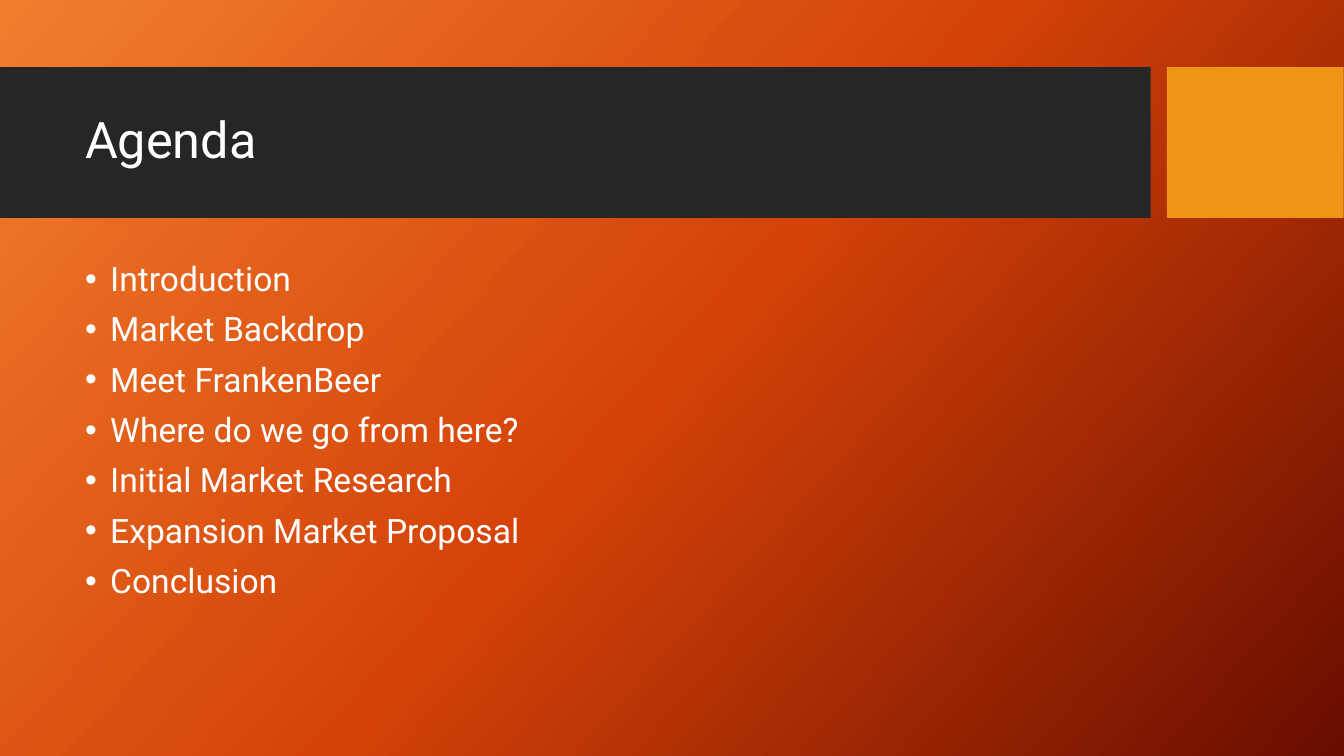
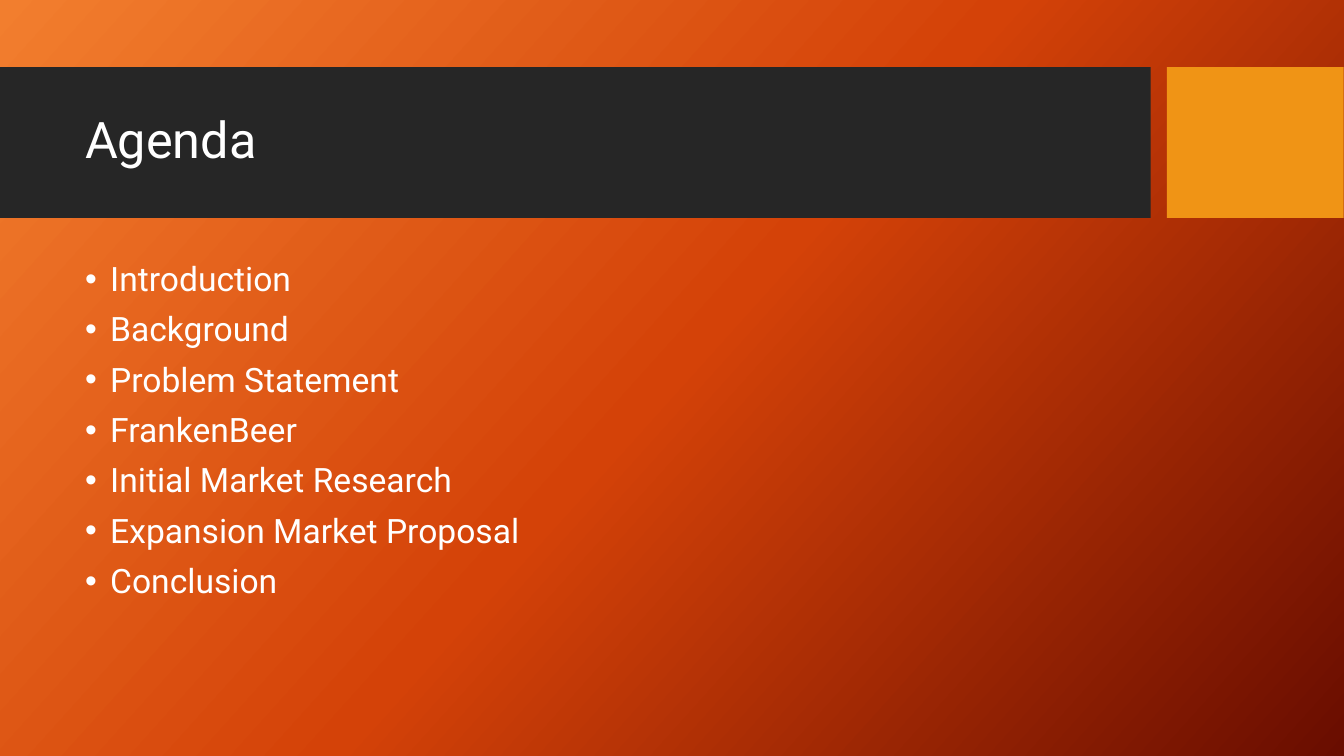
Before and after one commit to nickcellini/DDS-Case-Study-ACQN, a slide deck: slide 2 of Case Study - Project 1 - Final.pptx. Drawn at 1344x756 pixels with LibreOffice and Linux fonts; fonts in the diff are those of the drawing; background and template pictures are left out. Boxes give left, top, right and bottom in pixels: in the first picture for what was removed or moved away, otherwise in the second. Text is boxed around its words. In the diff, an @@ line names an element or a change of style, - is before the commit and + after.

Commit message:
removed all edits except FrankenBeer slide.

```diff
--- a/Case Study - Project 1 - Final.pptx
+++ b/Case Study - Project 1 - Final.pptx
@@ text at <box>110,315,399,443</box>: text changed @@
-• Market Backdrop
-• Meet FrankenBeer
-• Where do we go from here?
+• Background
+• Problem Statement
+• FrankenBeer
```
Also in this commit, not shown: 6 other slides changed, 1 other file.
